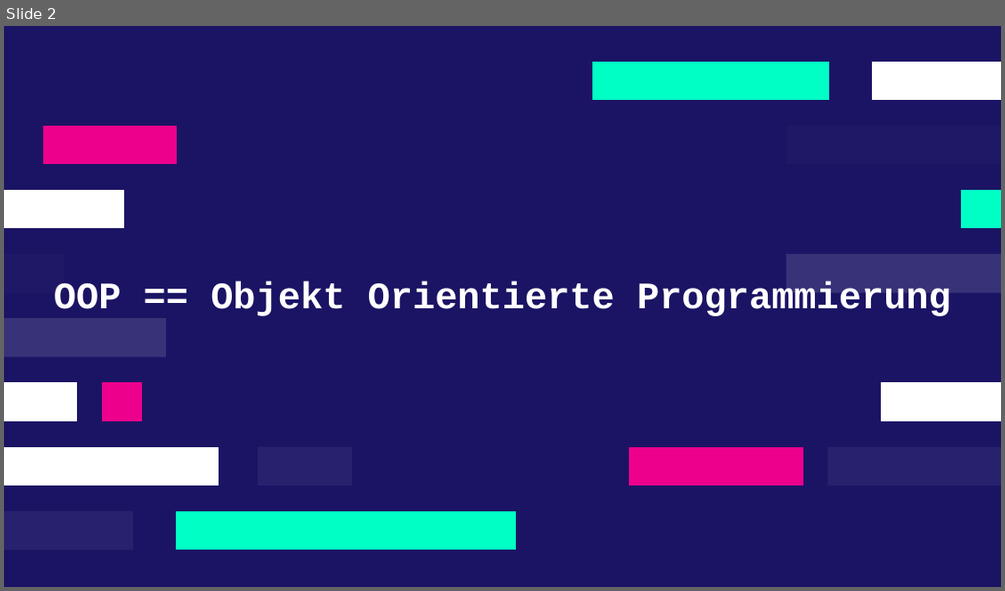
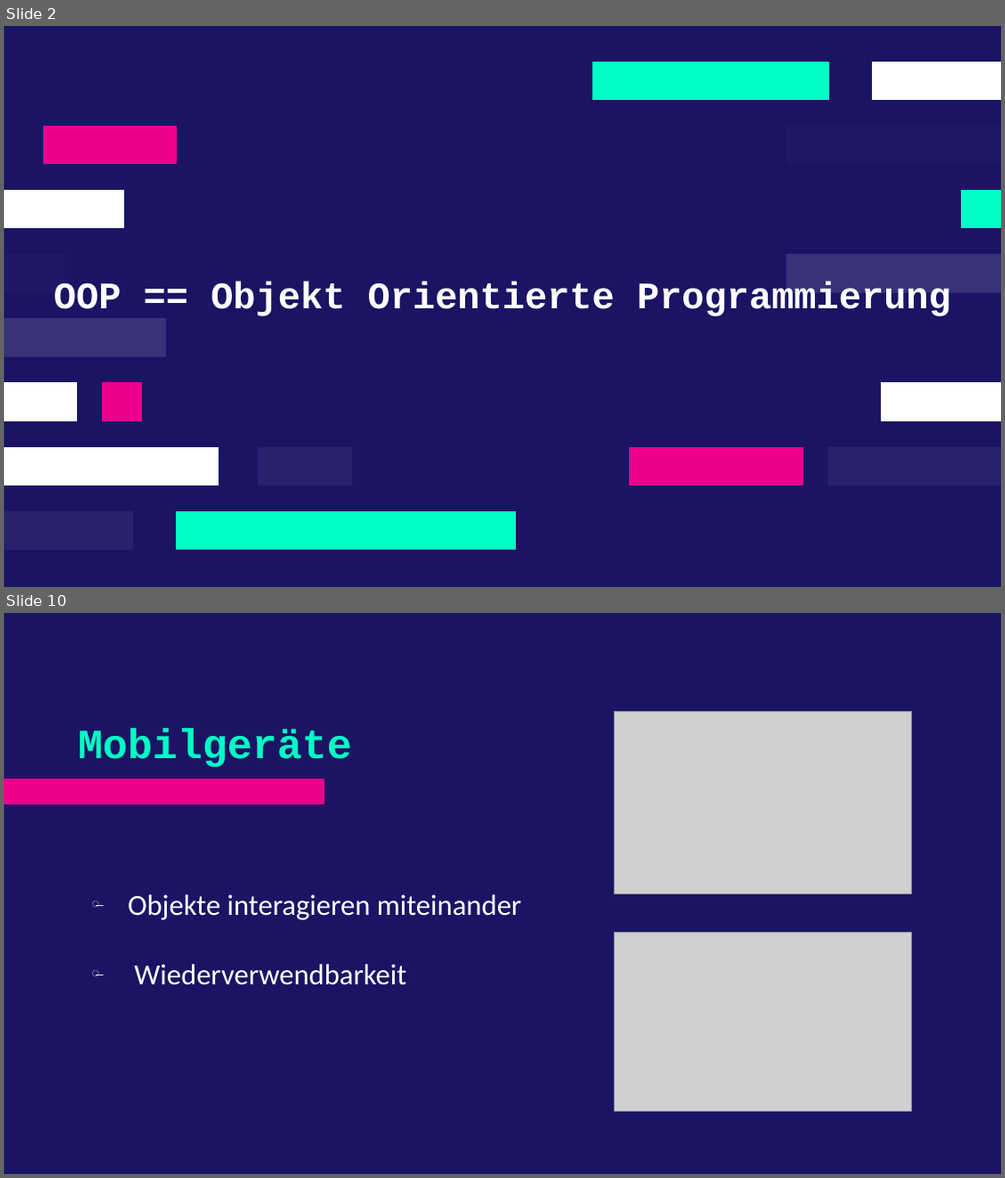
Before and after one commit to F4bianKoch/OPP_Analyse_Einsatzmoeglichkeiten, a slide deck: OOP_Analyse_und_Einstatzmöglichkeiten.odp. Shown one above the other, each under a label of ours: slide 2 before the commit, slides 2 and 10 after it; the slides between them are not shown. The pictures are 1005x591 and 1005x1178 pixels, drawn with LibreOffice and Linux fonts; fonts in the diff are those of the drawing; grey boxes stand for pictures. Boxes give left, top, right and bottom in pixels: in the first picture for what was removed or moved away, otherwise in the second. Text is boxed around its words. In the diff, an @@ line names an element or a change of style, - is before the commit and + after.

```diff
--- a/OOP_Analyse_und_Einstatzmöglichkeiten.odp
+++ b/OOP_Analyse_und_Einstatzmöglichkeiten.odp
@@ slide 10 added at (x1=4, y1=613, x2=1001, y2=1174), background #1B1464 @@
@@ picture added at (x1=615, y1=711, x2=912, y2=893) @@
@@ title added at (x1=78, y1=728, x2=352, y2=767), 40 pt, text #00FFC5, bold @@
+Mobilgeräte
@@ freeform shape added at (x1=4, y1=779, x2=324, y2=804), fill #EC008C @@
@@ text added at (x1=128, y1=894, x2=521, y2=985), 28 pt, text #FFFFFF @@
+̶ Objekte interagieren miteinander
+̶ Wiederverwendbarkeit
@@ picture added at (x1=615, y1=933, x2=912, y2=1111) @@
```
Also in this commit, not shown: 3 slides changed, 11 other slides added, 2 slides removed, 5 other files.
